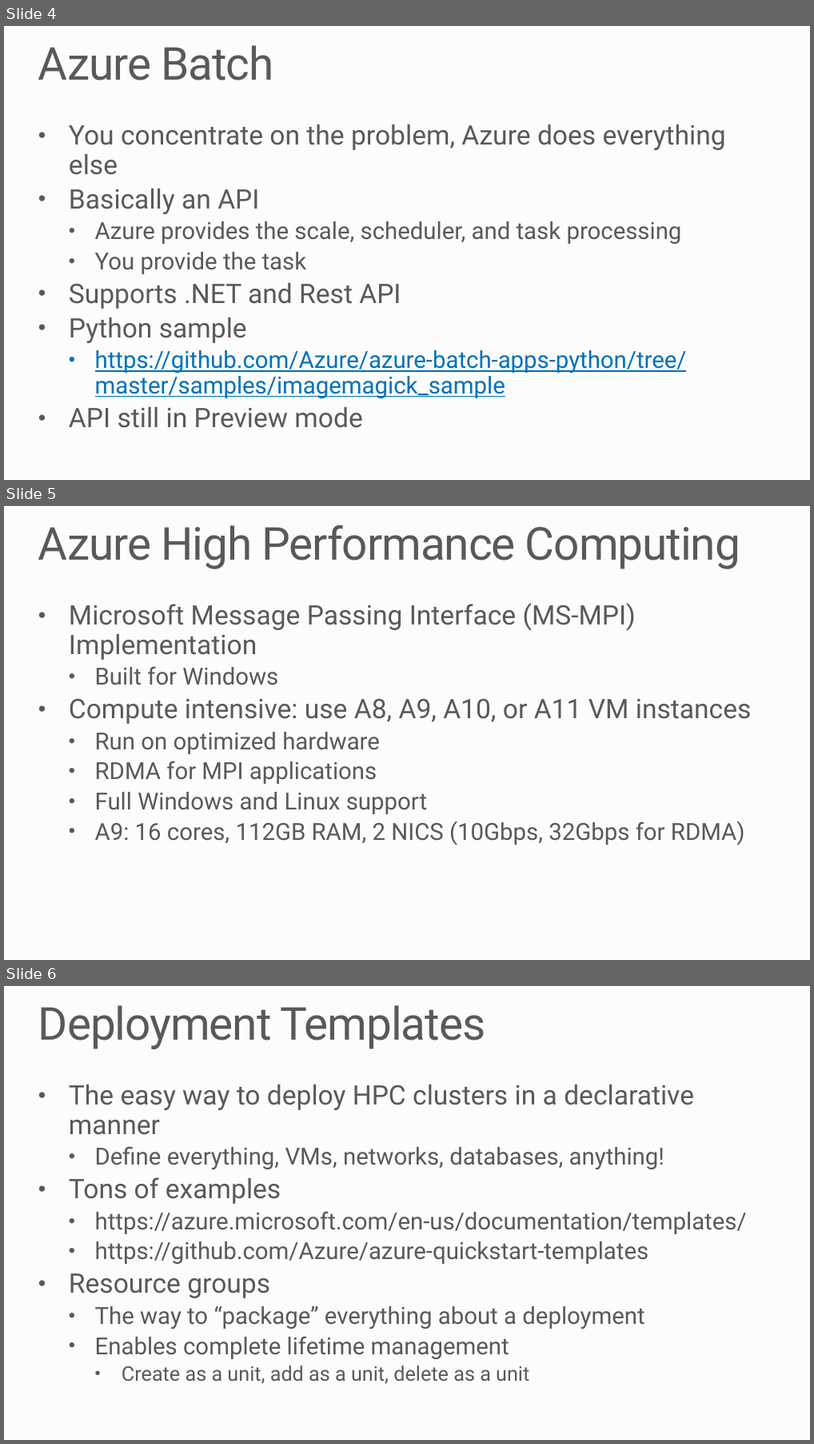
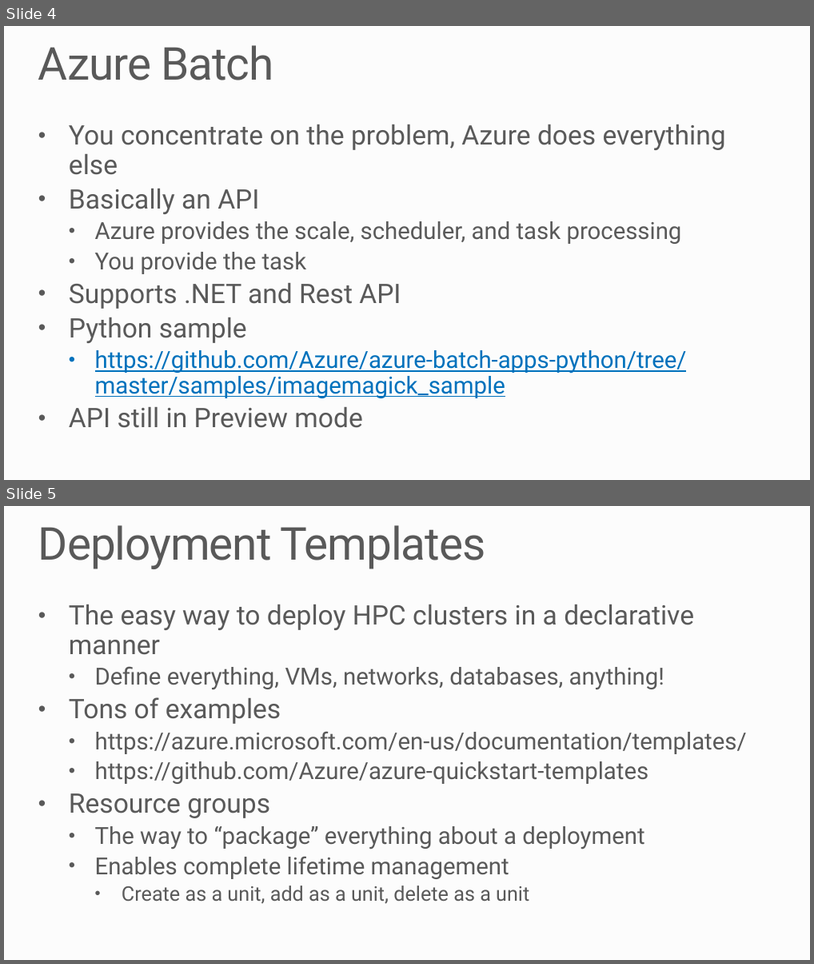
Before and after one commit to MSRConnections/Azure-training-course, a slide deck: Content/HPC/Azure Batch and HPC.pptx. Shown one above the other, each under a label of ours: slides 4, 5 and 6 before the commit, slides 4 and 5 after it. The pictures are 814x1444 and 814x964 pixels, drawn with LibreOffice and Linux fonts; fonts in the diff are those of the drawing; background and template pictures are left out. Boxes give left, top, right and bottom in pixels: in the first picture for what was removed or moved away, otherwise in the second. Text is boxed around its words. In the diff, an @@ line names an element or a change of style, - is before the commit and + after.

```diff
--- a/Content/HPC/Azure Batch and HPC.pptx
+++ b/Content/HPC/Azure Batch and HPC.pptx
@@ slide 5 removed at [4, 506, 810, 960], background #FCFCFC @@
@@ title removed at [38, 525, 741, 569] @@
-Azure High Performance Computing
@@ text removed at [69, 603, 752, 845] @@
-• Microsoft Message Passing Interface (MS-MPI) Implementation
-  • Built for Windows
-• Compute intensive: use A8, A9, A10, or A11 VM instances
-  • Run on optimized hardware
-  • RDMA for MPI applications
-  • Full Windows and Linux support
-  • A9: 16 cores, 112GB RAM, 2 NICS (10Gbps, 32Gbps for RDMA)
@@ what was slide 6 is now slide 5 @@
```
Also in this commit, not shown: 1 slide added.
